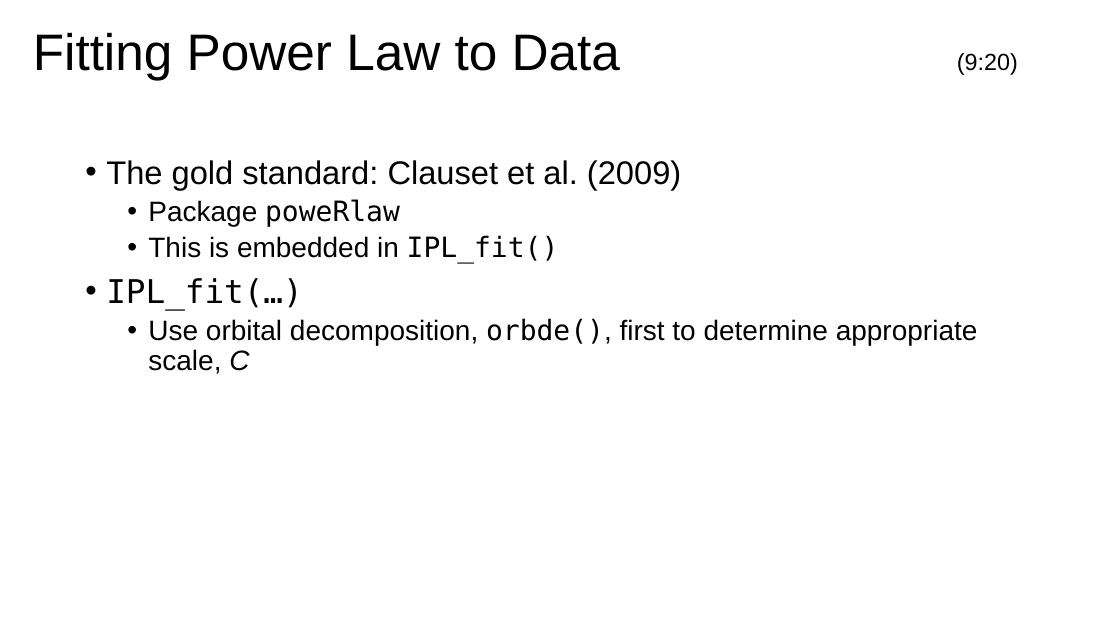
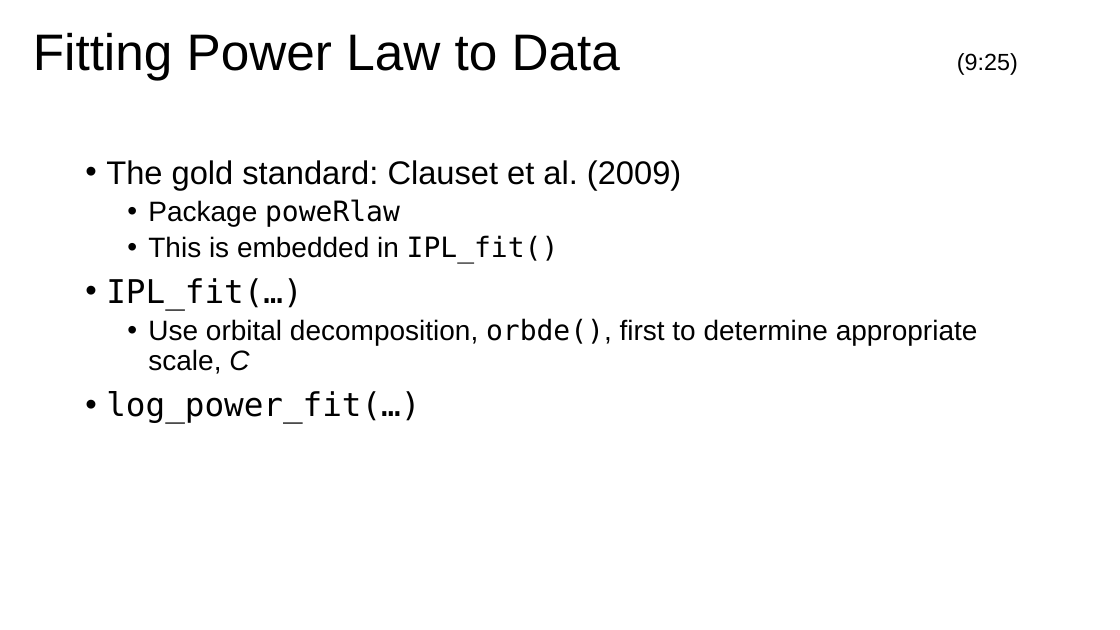
Before and after one commit to barneyricca/NDS_workshop, a slide deck: slide 8 of Slide Decks/Tuesday Morning.pptx (slide 10 before the commit). Drawn at 1120x630 pixels with LibreOffice and Linux fonts; fonts in the diff are those of the drawing; background and template pictures are left out. Boxes give left, top, right and bottom in pixels: in the first picture for what was removed or moved away, otherwise in the second. Text is boxed around its words. In the diff, an @@ line names an element or a change of style, - is before the commit and + after.

```diff
--- a/Slide Decks/Tuesday Morning.pptx
+++ b/Slide Decks/Tuesday Morning.pptx
@@ title at [33,32,1018,80]: text changed @@
-Fitting Power Law to Data (9:20)
+Fitting Power Law to Data (9:25)
@@ text at [106,391,420,423]: paragraph added @@
+• log_power_fit(…)
```
Also in this commit, not shown: 11 other slides changed, 1 slide added, 2 slides removed, 4 other files.
